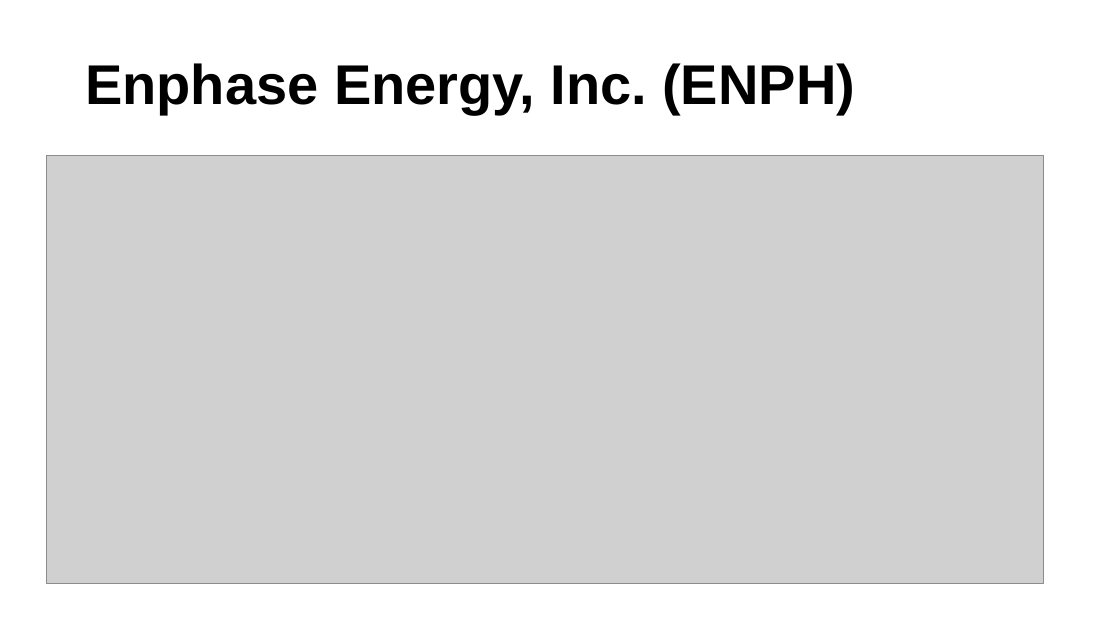
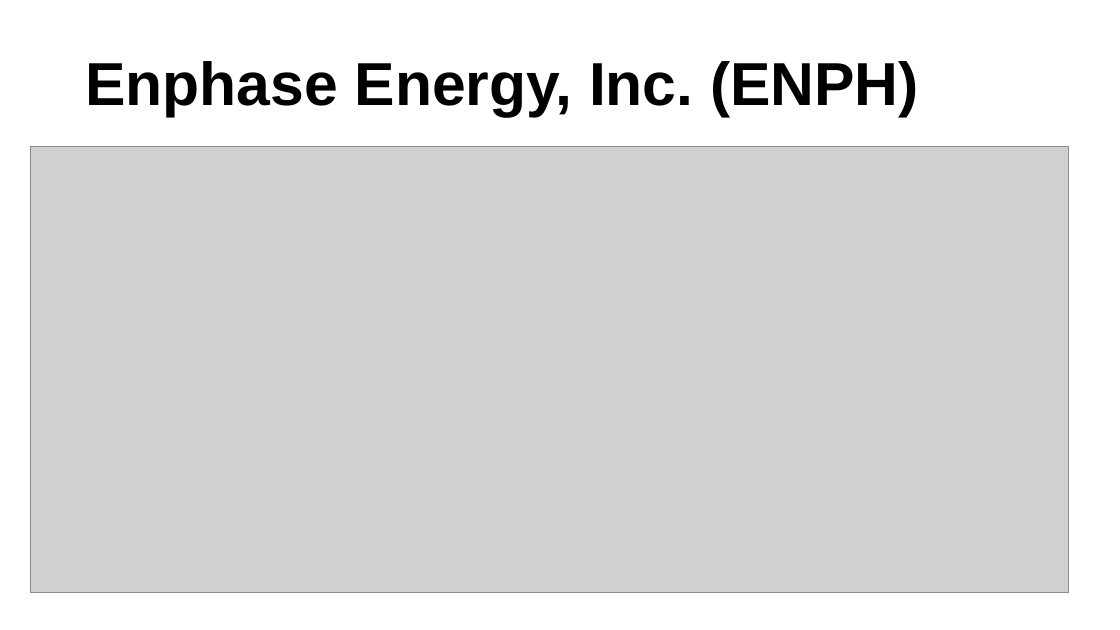
Before and after one commit to srhill12/Solar_stock_project, a slide deck: slide 9 of Project_1_Group_2.pptx. Drawn at 1120x630 pixels with LibreOffice and Linux fonts; fonts in the diff are those of the drawing; grey boxes stand for pictures. Boxes give left, top, right and bottom in pixels: in the first picture for what was removed or moved away, otherwise in the second. Text is boxed around its words. In the diff, an @@ line names an element or a change of style, - is before the commit and + after.

```diff
--- a/Project_1_Group_2.pptx
+++ b/Project_1_Group_2.pptx
@@ title "Enphase Energy, Inc. (ENPH)" at box(85, 61, 919, 117): size 48 to 52 pt @@
@@ picture: place and size @@
-picture at box(47, 155, 1044, 584)
+picture at box(30, 146, 1068, 592)
```
Also in this commit, not shown: 8 other slides changed, 1 other file.
